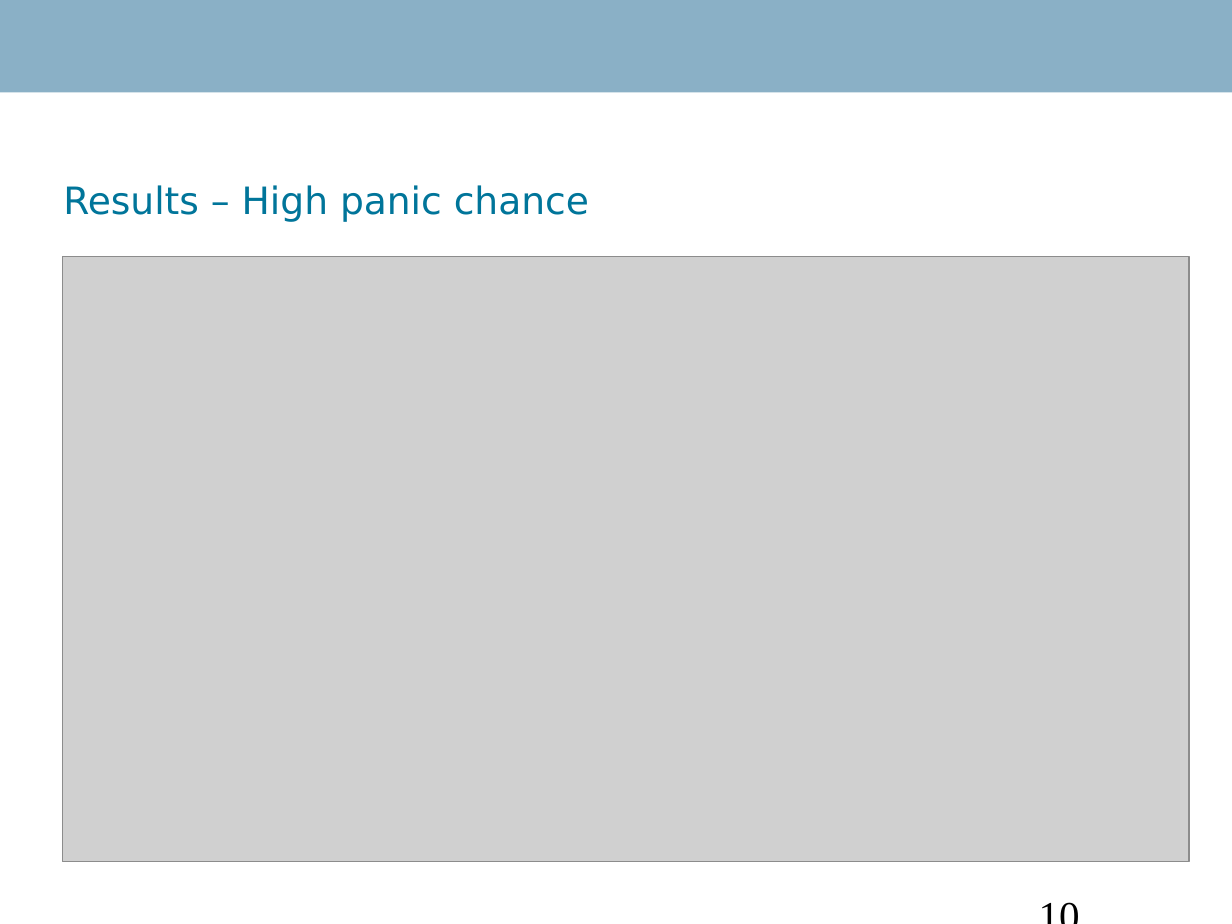
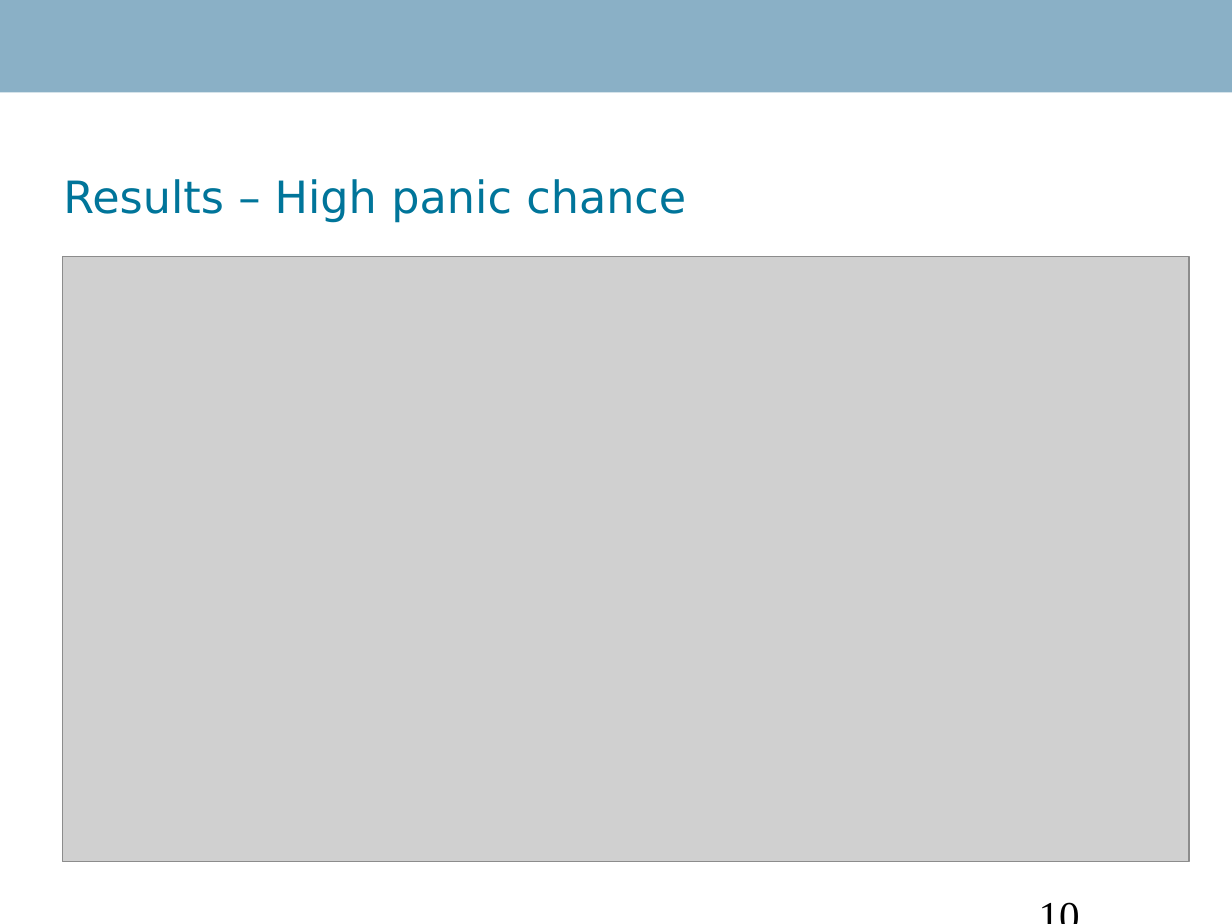
Before and after one commit to Danidude/Master-Thesis, a slide deck: slide 10 of Report/IKT 590 Master Thesis.ppt. Drawn at 1232x924 pixels with LibreOffice and Linux fonts; fonts in the diff are those of the drawing; grey boxes stand for pictures; background and template pictures are left out. Boxes give left, top, right and bottom in pixels: in the first picture for what was removed or moved away, otherwise in the second. Text is boxed around its words. In the diff, an @@ line names an element or a change of style, - is before the commit and + after.

```diff
--- a/Report/IKT 590 Master Thesis.ppt
+++ b/Report/IKT 590 Master Thesis.ppt
@@ title "Results – High panic chance" at <box>63,179,686,223</box>: size 22 to 26 pt @@
```
Also in this commit, not shown: 12 other slides changed.
